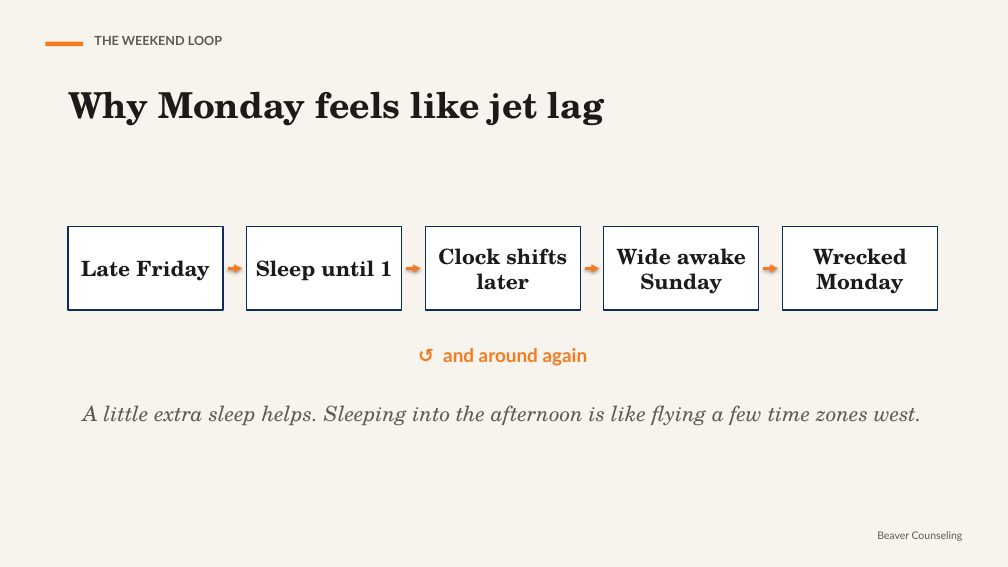
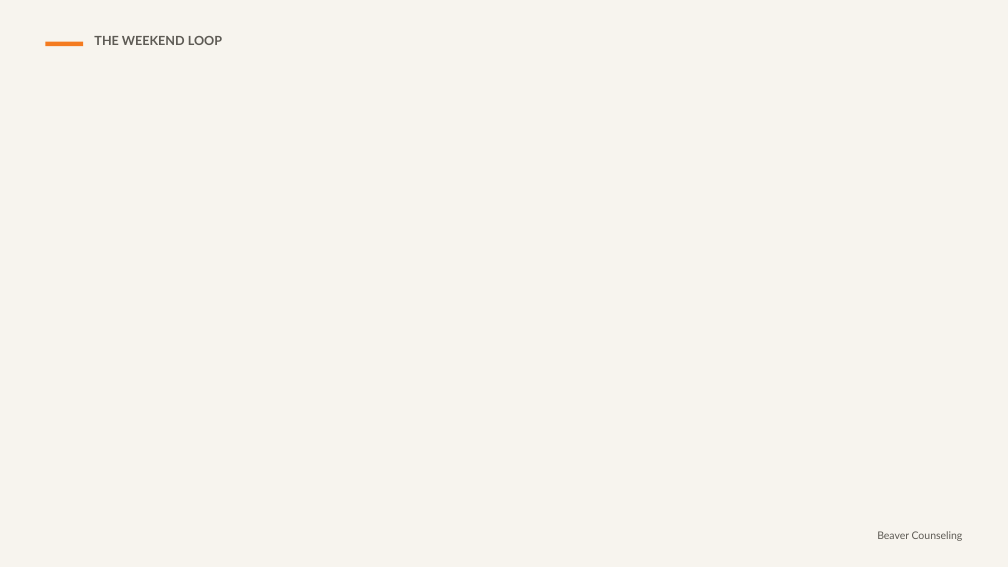
Before and after one commit to rmwtoolkit/bcds-toolkit, a slide deck: slide 12 of decks/running-on-empty-lesson-v2.pptx (slide 7 before the commit). Drawn at 1008x567 pixels with LibreOffice and Linux fonts; fonts in the diff are those of the drawing; background and template pictures are left out. Boxes give left, top, right and bottom in pixels: in the first picture for what was removed or moved away, otherwise in the second. Text is boxed around its words. In the diff, an @@ line names an element or a change of style, - is before the commit and + after.

```diff
--- a/decks/running-on-empty-lesson-v2.pptx
+++ b/decks/running-on-empty-lesson-v2.pptx
@@ text removed at <box>68,91,604,126</box> @@
-Why Monday feels like jet lag
@@ rectangle removed at <box>68,227,223,310</box> @@
@@ rectangle removed at <box>247,227,402,310</box> @@
@@ rectangle removed at <box>425,227,580,310</box> @@
@@ rectangle removed at <box>604,227,759,310</box> @@
@@ rectangle removed at <box>783,227,938,310</box> @@
@@ text removed at <box>81,260,209,281</box> @@
-Late Friday
@@ arrow removed from (228, 268) to (242, 268) @@
@@ text removed at <box>256,260,392,281</box> @@
-Sleep until 1
@@ arrow removed from (406, 268) to (421, 268) @@
@@ text removed at <box>438,248,567,290</box> @@
-Clock shifts later
@@ arrow removed from (585, 268) to (600, 268) @@
@@ text removed at <box>617,248,746,294</box> @@
-Wide awake Sunday
@@ arrow removed from (764, 268) to (778, 268) @@
@@ text removed at <box>813,248,907,294</box> @@
-Wrecked Monday
@@ text removed at <box>443,348,588,366</box> @@
-↺ and around again
@@ text removed at <box>83,405,922,425</box> @@
-A little extra sleep helps. Sleeping into the afternoon is like flying a few time zones west.
```
Also in this commit, not shown: 11 other slides changed, 17 slides added, 2 slides removed, 20 other files.
